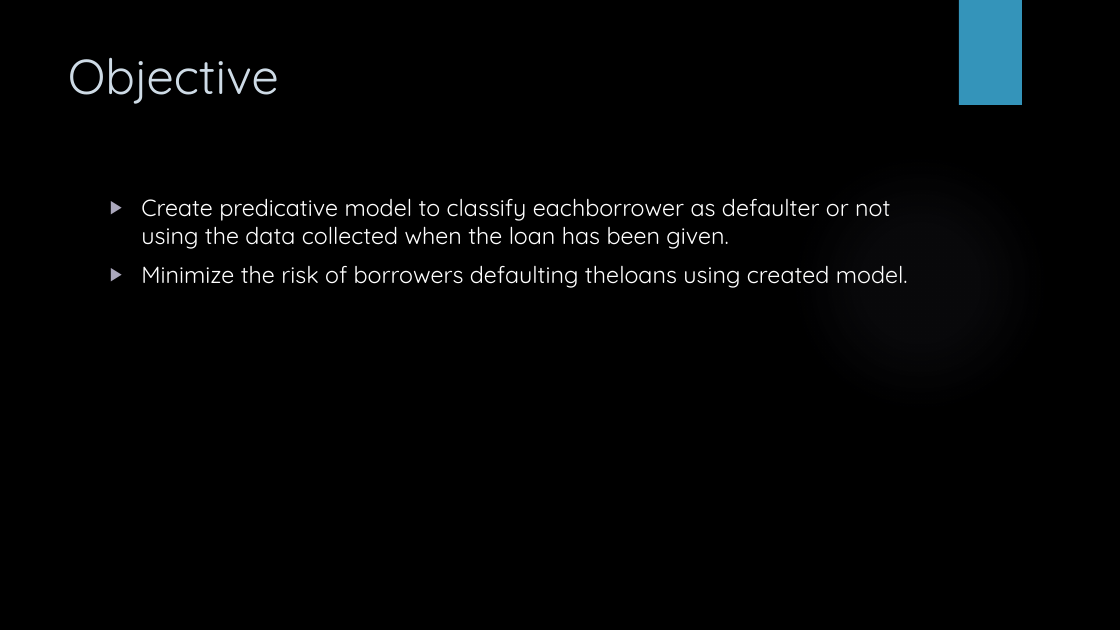
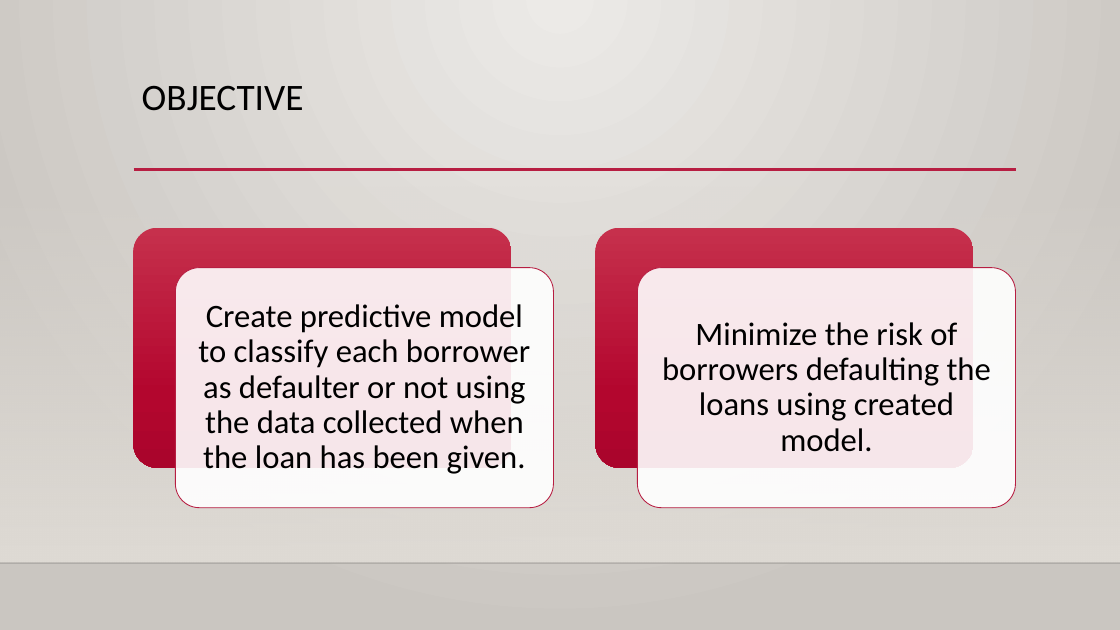
Before and after one commit to sakshamsood2110/pyJupyter, a slide deck: slide 2 of Project/Loan Default Prediction with Predictive Analysis.pptx. Drawn at 1120x630 pixels with LibreOffice and Linux fonts; fonts in the diff are those of the drawing; background and template pictures are left out. Boxes give left, top, right and bottom in pixels: in the first picture for what was removed or moved away, otherwise in the second. Text is boxed around its words. In the diff, an @@ line names an element or a change of style, - is before the commit and + after.

```diff
--- a/Project/Loan Default Prediction with Predictive Analysis.pptx
+++ b/Project/Loan Default Prediction with Predictive Analysis.pptx
@@ background picture (left out) to gradient #ECEAE7 to #CAC7C1 @@
@@ rectangle removed at (959,0,1022,105) @@
@@ title at (142,85,304,111): text changed; size 42 to 32 pt; font Quicksand to Calibri; text colour #CEDBE6 to #000000 @@
-Objective
+OBJECTIVE
@@ line added from (134, 170) to (1017, 170), #B71E42 2.5 pt @@
@@ ellipse removed at (791,154,1049,413) @@
@@ rectangle added at (0,186,1120,563), fill gradient #DFDBD5 @@
@@ text removed at (141,198,908,288) @@
-▶ Create predicative model to classify eachborrower as defaulter or not using the data collected when the loan has been given.
-▶ Minimize the risk of borrowers defaulting theloans using created model.
@@ group added at (134,228,1016,508): 4 rounded rectangles, 2 texts @@
+Create predictive model to classify each borrower as defaulter or not using the data collected when the loan has been given.
+Minimize the risk of borrowers defaulting the loans using created model.
@@ line added from (0, 563) to (1120, 563), #000001 1 pt @@
```
Also in this commit, not shown: 8 other slides changed.
